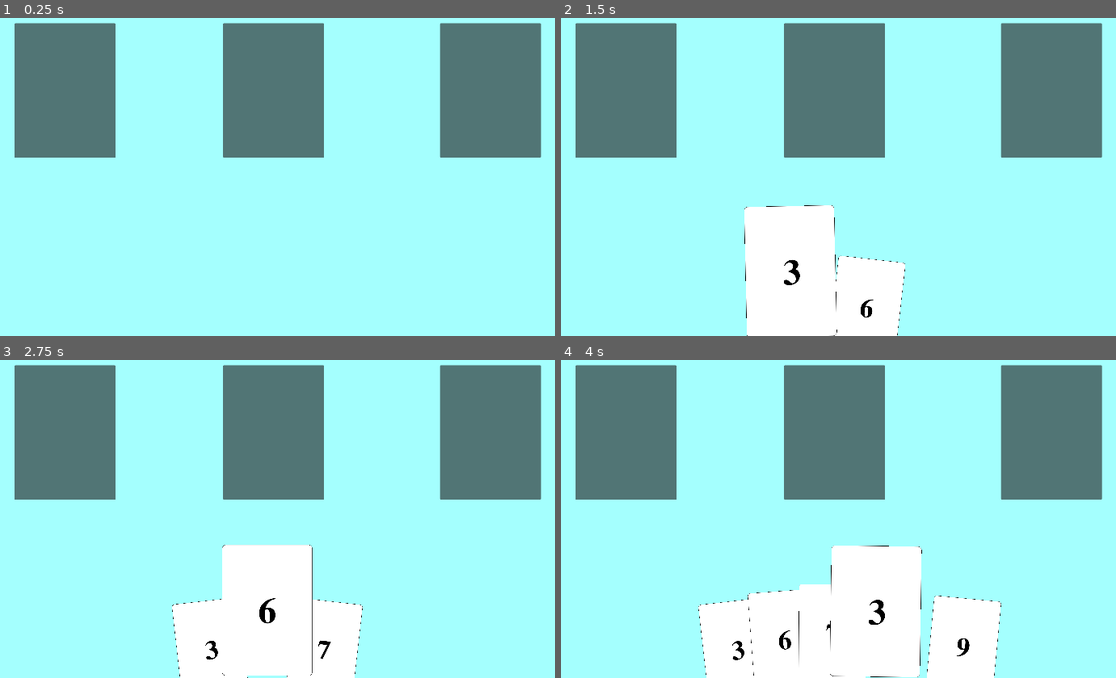
Above: before the commit, frames 1-4 (two rows, left to right).
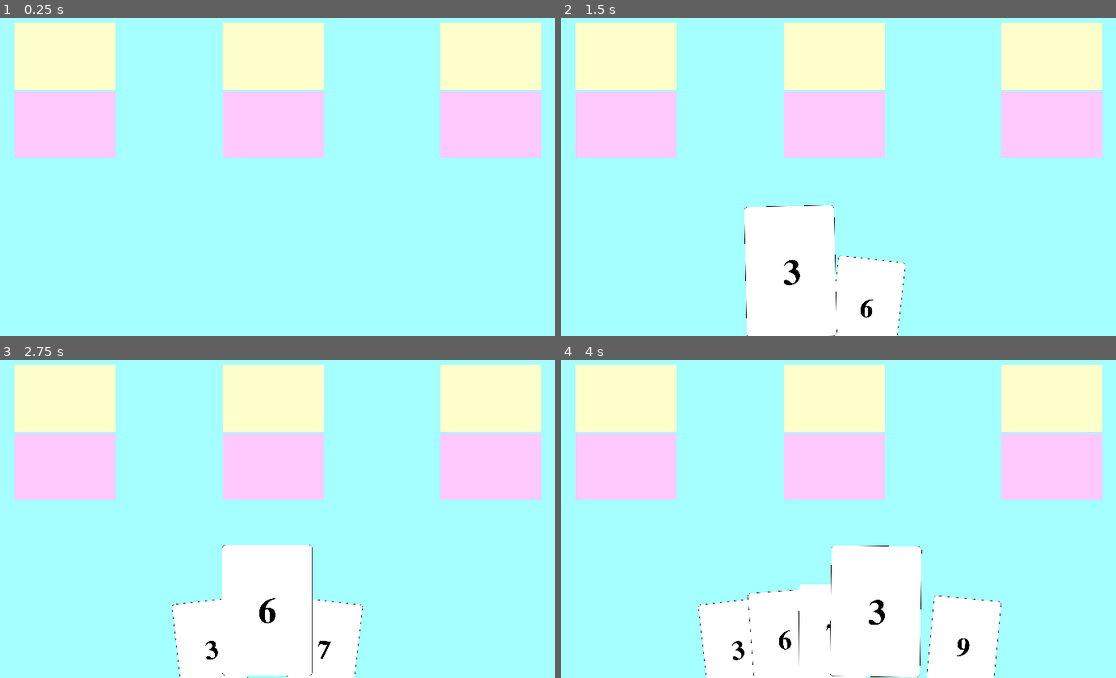
Above: after the commit, the same moments.

Repository: michael-j-coyne/card-game
Game: Godot game, scene res://game.tscn
Same seed, same stepped clock (60 frames per second), same inputs: the game is played once before the commit and once after it.
Inputs (mouse positions are in pixels of both pictures, inside the frame that each line leads up to):
- Up to frame 1 (0.25 s): no input
- Up to frame 2 (1.5 s): tap Enter (ui_accept) at 0.5, 0.77 s; move the mouse to (982, 135) at 0.52 s; click (982, 135) at 0.67 s; move the mouse to (794, 307) at 1.27 s; click (794, 307) at 1.42 s
- Up to frame 3 (2.75 s): tap Enter (ui_accept) at 1.52 s; move the mouse to (266, 633) at 2.02 s; click (266, 633) at 2.17 s
- Up to frame 4 (4 s): move the mouse to (882, 649) at 2.77 s; click (882, 649) at 2.92 s; tap Enter (ui_accept) at 3.02, 3.77 s; move the mouse to (910, 649) at 3.52 s; click (910, 649) at 3.67 s

The runs differ from the first frame. In frame 1, 23% of the frame differs, in the area x 2-98%, y 1-44%; in frame 2, 23%; in frame 3, 23%; in frame 4, 23%.

Commit message:
Modify PlayZone node types
The play zone is now a VBoxContainer with two grids as children, one grid per player. Each grid has a ColorRect child to add color.

Diff:
--- a/PlayZone.tscn
+++ b/PlayZone.tscn
@@ -4,7 +4,7 @@
 position = Vector2(742, 479)
 metadata/_edit_group_ = true
 
-[node name="Panel" type="Panel" parent="."]
+[node name="VBoxContainer" type="VBoxContainer" parent="."]
 anchors_preset = 8
 anchor_left = 0.5
 anchor_top = 0.5
@@ -19,10 +19,22 @@
 size_flags_horizontal = 3
 size_flags_vertical = 3
 
-[node name="GridContainer" type="GridContainer" parent="Panel"]
-layout_mode = 1
-anchors_preset = 15
-anchor_right = 1.0
-anchor_bottom = 1.0
-grow_horizontal = 2
-grow_vertical = 2
+[node name="Player1Grid" type="GridContainer" parent="VBoxContainer"]
+layout_mode = 2
+size_flags_vertical = 3
+
+[node name="ColorRect" type="ColorRect" parent="VBoxContainer/Player1Grid"]
+layout_mode = 2
+size_flags_horizontal = 3
+size_flags_vertical = 3
+color = Color(1, 1, 0.8, 1)
+
+[node name="Player2Grid" type="GridContainer" parent="VBoxContainer"]
+layout_mode = 2
+size_flags_vertical = 3
+
+[node name="ColorRect" type="ColorRect" parent="VBoxContainer/Player2Grid"]
+layout_mode = 2
+size_flags_horizontal = 3
+size_flags_vertical = 3
+color = Color(1, 0.788235, 0.996078, 1)
